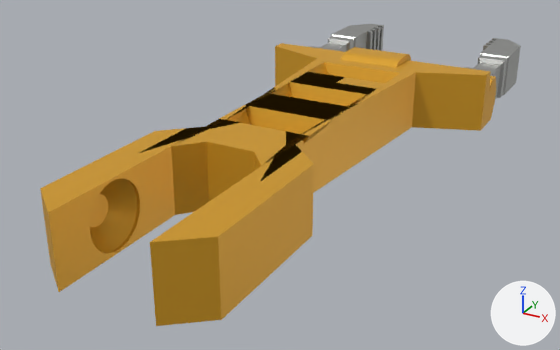
Two versions of the glTF model client/assets/models/packs/wube3dp/inserter-arm-basic-hand-closed.glb, one commit apart.
Camera for both pictures: a camera (50 mm lens) standing at (0.462, -0.588, 0.427) and looking at (-0.043, 0.33, -0.032). Arrows for +X, +Y and +Z are at lower right; the lights stay in place. The older version comes first. Vertices at exactly the same position are counted once.

Script lines for the objects in view, before the commit:
```python
mat_tier_paint = bpy.data.materials.new('tier_paint')
mat_tier_paint.use_nodes = True; mat_tier_paint.node_tree.nodes.clear()
_N = mat_tier_paint.node_tree.nodes; _L = mat_tier_paint.node_tree.links
n0 = _N.new('ShaderNodeBsdfPrincipled'); n0.name = 'Principled BSDF'
n0.inputs[1].default_value = 0.4  # 'Metallic'
n1 = _N.new('ShaderNodeOutputMaterial'); n1.name = 'Material Output'
n2 = _N.new('ShaderNodeMix'); n2.name = 'Mix'
n2.data_type = 'RGBA'
n2.blend_type = 'MULTIPLY'
n2.inputs[0].default_value = 1.0  # 'Factor'
n2.inputs[7].default_value = (0.761, 0.392, 0.0232, 1.0)  # 'B', orange #e2a82a
n3 = _N.new('ShaderNodeVertexColor'); n3.name = 'Color Attribute'
_L.new(n0.outputs[0], n1.inputs[0])  # 'BSDF' to 'Surface'
_L.new(n2.outputs[2], n0.inputs[0])  # 'Result' to 'Base Color'
_L.new(n3.outputs[0], n2.inputs[6])  # 'Color' to 'A'
me_body = bpy.data.meshes.new('body')
me_body.from_pydata(...)  # 587 vertices, 1162 faces; spans x -0.185..0.185, y -0.104..0.894, z 0.0..0.099
# faces by material slot: [920, 242]
me_body.materials.append(mat_tier_paint)
me_body.materials.append(mat_steel_light)
ob_body = bpy.data.objects.new('body', me_body)
ob_body.location = (0.0, 0.0, 0.0)
```
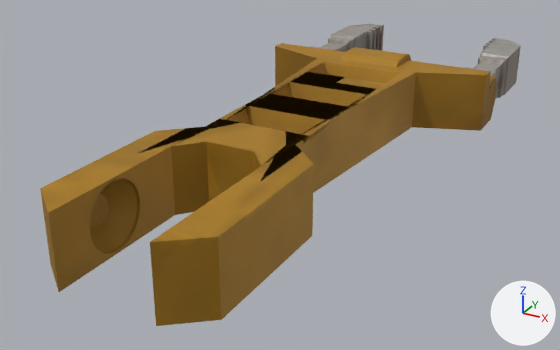
What differs and where, as boxes [x1, y1, x2, y2] in the pictures (560 x 350 px):
'body', surface changed (orange to brown): [40, 24, 521, 326] in both
part 1 of me_body, surface changed (orange to brown): [40, 24, 521, 326] in both
part 2 of me_body, recoloured: [310, 24, 521, 99] in both

The change, as a list of edits to the scene's bpy script:
```text
Add img_image_0:
    img_image_0 = load_image('Image_0', '_unpacked/Image_0', 256, 256, 'sRGB')
Add img_image_2:
    img_image_2 = load_image('Image_2', '_unpacked/Image_2', 256, 256, 'Non-Color')
Add img_image_1:
    img_image_1 = load_image('Image_1', '_unpacked/Image_1', 256, 256, 'Non-Color')
Change mat_tier_paint:
    remove # nodes: BsdfPrincipled, Mix, OutputMaterial, VertexColor
    remove # colours: orange #e2a82a, mixed with the vertex colours
    nodes: BsdfPrincipled, Mix, NormalMap, OutputMaterial, SeparateColor, TexImage x3
    colours: orange #e2a82a
    uses the picture img_image_0
    uses the picture img_image_1
    uses the picture img_image_2
Add mat_pbr_body:
    mat_pbr_body = bpy.data.materials.new('pbr_body')
    # uses the picture img_image_0
    # uses the picture img_image_1
    # uses the picture img_image_2
Change me_body:
    where me_body.from_pydata(...)  # 587 vertices, 1162 faces; spans x -0.185..0.185, y -0.104..0.894, z 0.0..0.099
    used by ob_body; location = (0.0, 0.0, 0.0)
    me_body part 1: 1162 kept faces spanning x -0.185..0.185, y -0.104..0.894, z 0.0..0.099 get new texture (UV) coordinates
    me_body part 2: 242 faces spanning x -0.172..0.172, y 0.63..0.894, z 0.0..0.07 switch from mat_steel_light to mat_pbr_body
```
